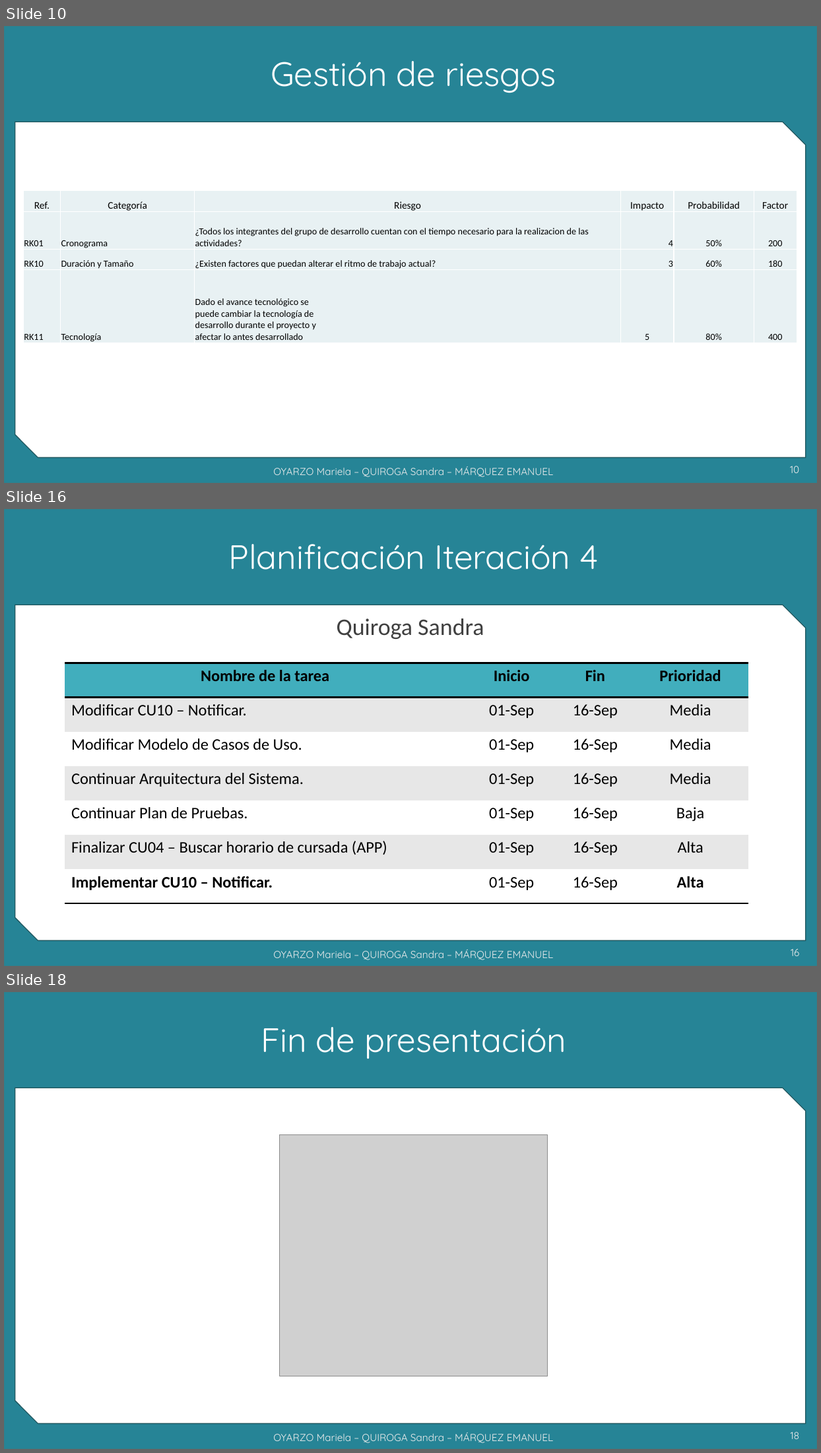
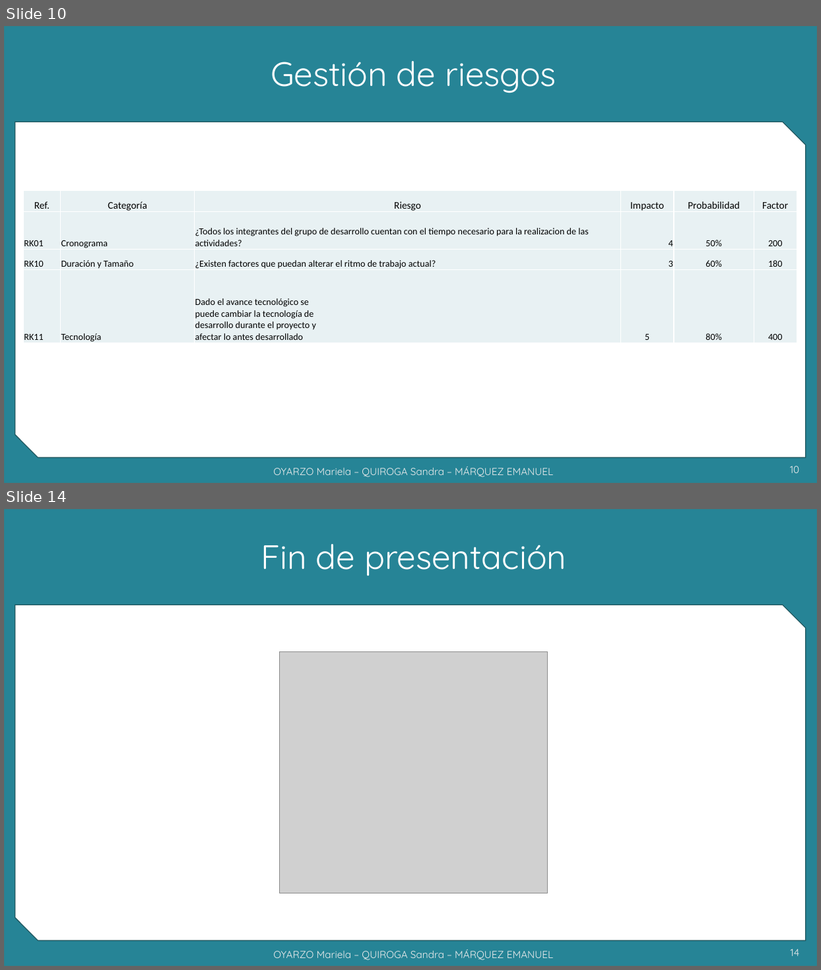
Before and after one commit to grupoyenu/yenu, a slide deck: 08. Presentaciones/Presentación 10 - 21.11.19.pptx. Shown one above the other, each under a label of ours: slides 10, 16 and 18 before the commit, slides 10 and 14 after it; the slides between them are not shown. The pictures are 821x1453 and 821x970 pixels, drawn with LibreOffice and Linux fonts; fonts in the diff are those of the drawing; grey boxes stand for pictures; background and template pictures are left out. Boxes give left, top, right and bottom in pixels: in the first picture for what was removed or moved away, otherwise in the second. Text is boxed around its words. In the diff, an @@ line names an element or a change of style, - is before the commit and + after.

```diff
--- a/08. Presentaciones/Presentación 10 - 21.11.19.pptx
+++ b/08. Presentaciones/Presentación 10 - 21.11.19.pptx
@@ slide 16 removed at (x1=4, y1=509, x2=817, y2=966), background #F2F2F2; not listed: 2 template elements that a slide beside it also shows @@
@@ title removed at (x1=229, y1=544, x2=599, y2=570) @@
-Planificación Iteración 4
@@ text removed at (x1=337, y1=619, x2=484, y2=639) @@
-Quiroga Sandra
@@ table removed at (x1=65, y1=663, x2=749, y2=904), 7 rows, 4 columns @@
-Nombre de la tarea | Inicio | Fin | Prioridad
-Modificar CU10 – Notificar. | 01-Sep | 16-Sep | Media
-Modificar Modelo de Casos de Uso. | 01-Sep | 16-Sep | Media
-Continuar Arquitectura del Sistema. | 01-Sep | 16-Sep | Media
-Continuar Plan de Pruebas. | 01-Sep | 16-Sep | Baja
-Finalizar CU04 – Buscar horario de cursada (APP) | 01-Sep | 16-Sep | Alta
-Implementar CU10 – Notificar. | 01-Sep | 16-Sep | Alta
@@ text removed at (x1=273, y1=950, x2=554, y2=960) @@
-OYARZO Mariela – QUIROGA Sandra – MÁRQUEZ EMANUEL
@@ page number removed at (x1=791, y1=949, x2=799, y2=956) @@
-16
@@ what was slide 18 is now slide 14 @@
@@ page number at (x1=791, y1=949, x2=800, y2=956): text changed @@
-18
+14
```
Also in this commit, not shown: 6 slides changed, 3 other slides removed.
